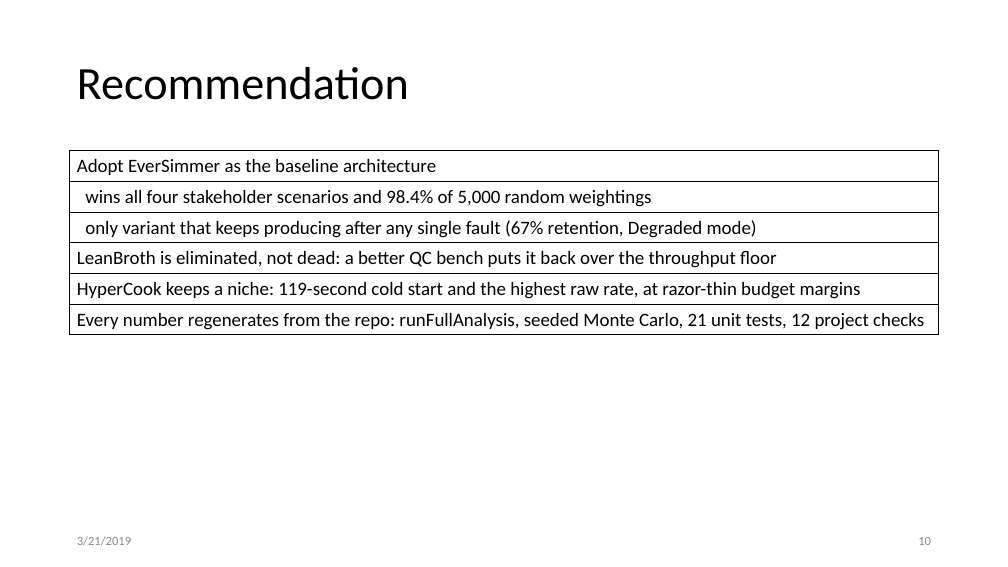
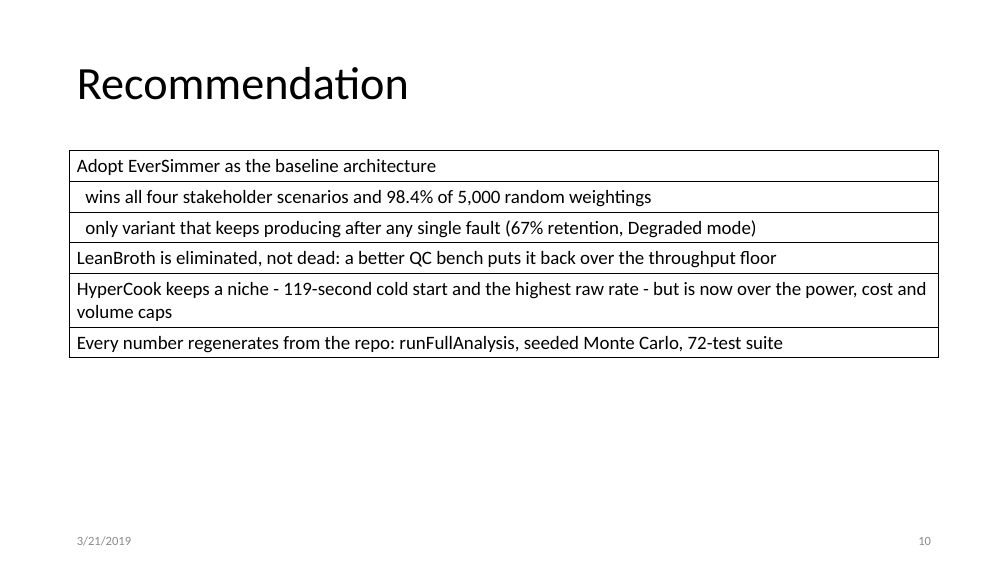
Before and after one commit to mathworks/system-composer-rflp-reference-example, a slide deck: slide 10 of docs/deliverables/GalacticSoupTradeDeck.pptx. Drawn at 1008x567 pixels with LibreOffice and Linux fonts; fonts in the diff are those of the drawing. Boxes give left, top, right and bottom in pixels: in the first picture for what was removed or moved away, otherwise in the second. Text is boxed around its words. In the diff, an @@ line names an element or a change of style, - is before the commit and + after.

```diff
--- a/docs/deliverables/GalacticSoupTradeDeck.pptx
+++ b/docs/deliverables/GalacticSoupTradeDeck.pptx
@@ table at box(70, 151, 939, 511) @@
-row 5, column 1: HyperCook keeps a niche: 119-second cold start and the highest raw rate, at razor-thin budget margins
+row 5, column 1: HyperCook keeps a niche - 119-second cold start and the highest raw rate - but is now over the power, cost and volume caps
-row 6, column 1: Every number regenerates from the repo: runFullAnalysis, seeded Monte Carlo, 21 unit tests, 12 project checks
+row 6, column 1: Every number regenerates from the repo: runFullAnalysis, seeded Monte Carlo, 72-test suite
```
Also in this commit, not shown: 1 other slide changed, 19 other files.
